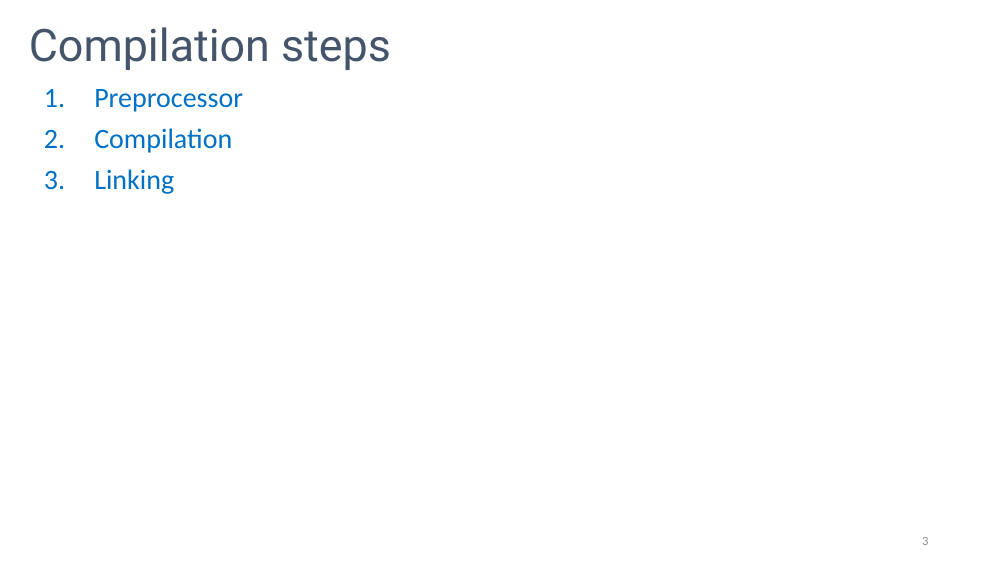
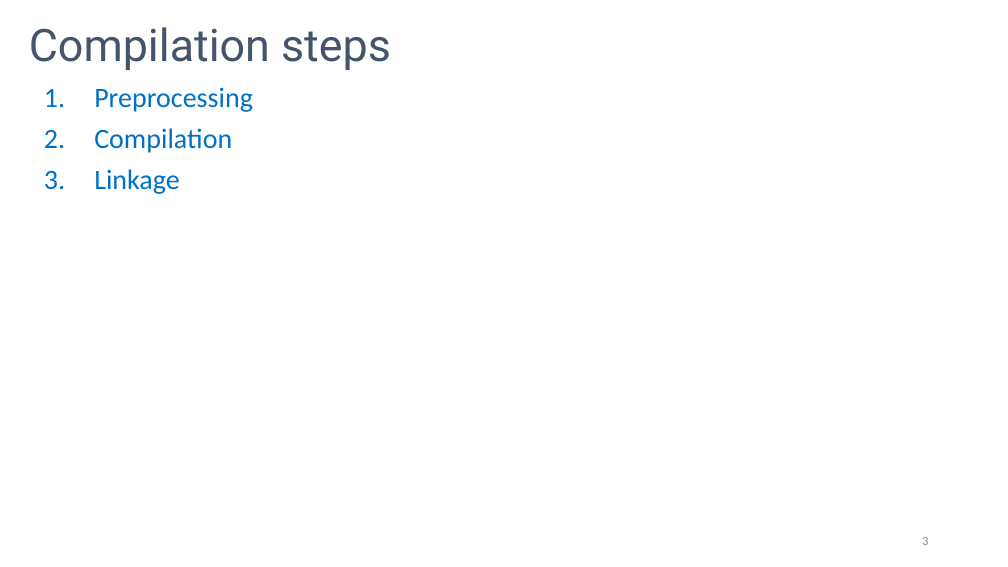
Before and after one commit to rarutyun/cpp-courses, a slide deck: slide 3 of 00_сompilation_process/00_сompilation_process.pptx. Drawn at 1008x567 pixels with LibreOffice and Linux fonts; fonts in the diff are those of the drawing. Boxes give left, top, right and bottom in pixels: in the first picture for what was removed or moved away, otherwise in the second. Text is boxed around its words. In the diff, an @@ line names an element or a change of style, - is before the commit and + after.

```diff
--- a/00_сompilation_process/00_сompilation_process.pptx
+++ b/00_сompilation_process/00_сompilation_process.pptx
@@ text at box(94, 87, 253, 112): text changed @@
-1. Preprocessor
+1. Preprocessing
@@ text at box(94, 169, 180, 194): text changed @@
-3. Linking
+3. Linkage
```
Also in this commit, not shown: 4 other slides changed, 3 slides removed, 4 other files.
